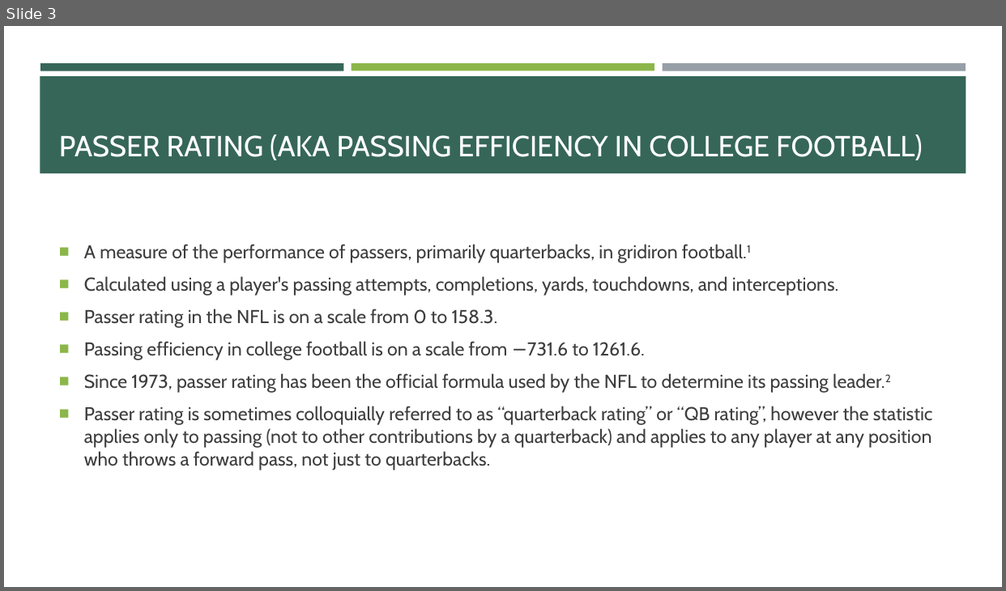
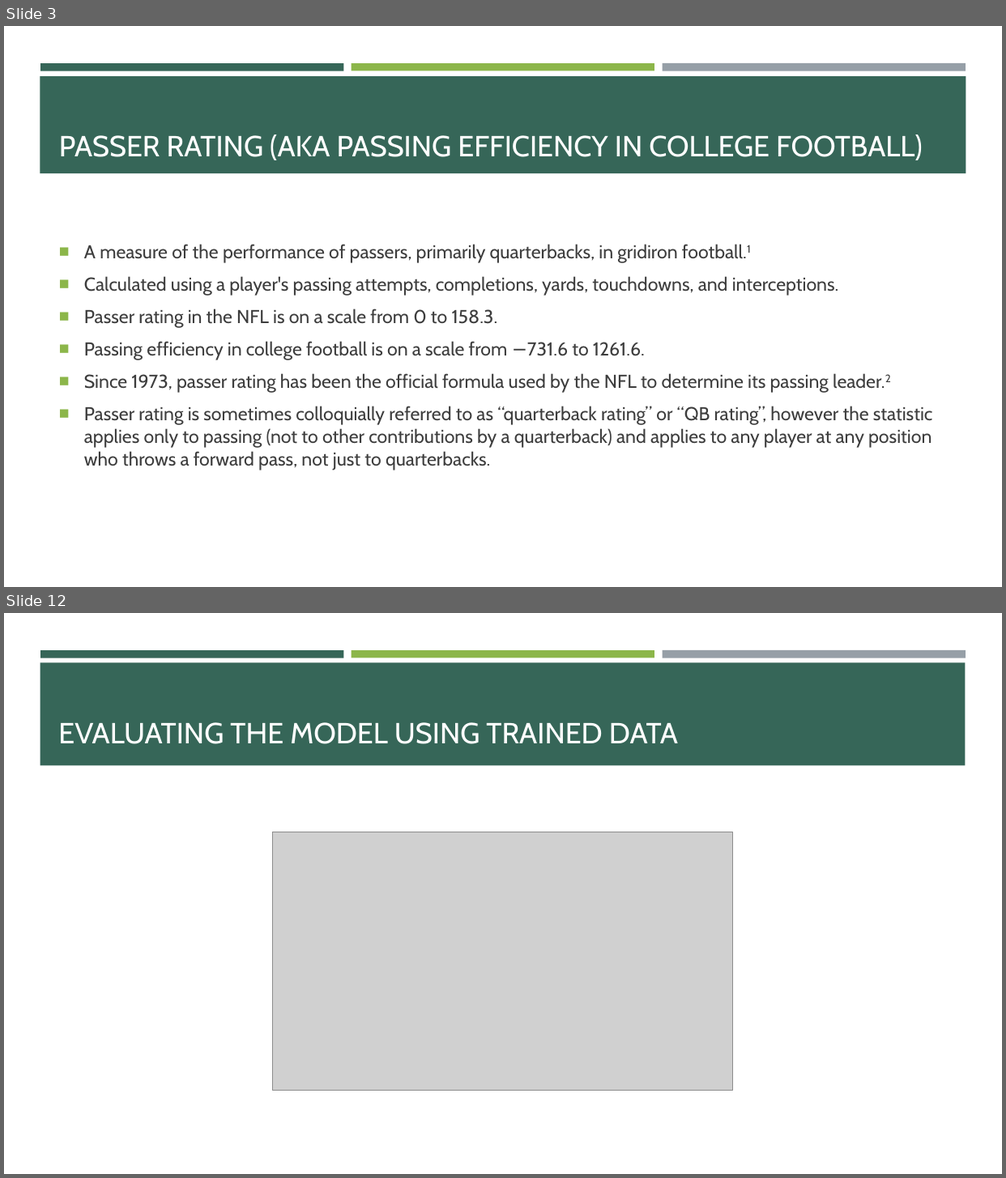
Before and after one commit to haverga/project_04, a slide deck: p4_slides.pptx. Shown one above the other, each under a label of ours: slide 3 before the commit, slides 3 and 12 after it; the slides between them are not shown. The pictures are 1006x591 and 1006x1178 pixels, drawn with LibreOffice and Linux fonts; fonts in the diff are those of the drawing; grey boxes stand for pictures. Boxes give left, top, right and bottom in pixels: in the first picture for what was removed or moved away, otherwise in the second. Text is boxed around its words. In the diff, an @@ line names an element or a change of style, - is before the commit and + after.

```diff
--- a/p4_slides.pptx
+++ b/p4_slides.pptx
@@ slide 12 added at (4, 613, 1002, 1174), background #FFFFFF; not listed: 3 template elements that a slide beside it also shows @@
@@ rectangle added at (40, 662, 965, 766), fill #366658 @@
@@ title added at (58, 722, 678, 744), 28 pt, text #FFFFFF @@
+EVALUATING THE MODEL USING TRAINED DATA
@@ picture added at (273, 832, 732, 1090) @@
```
Also in this commit, not shown: 1 slide changed, 23 other slides added, 1 other file.
